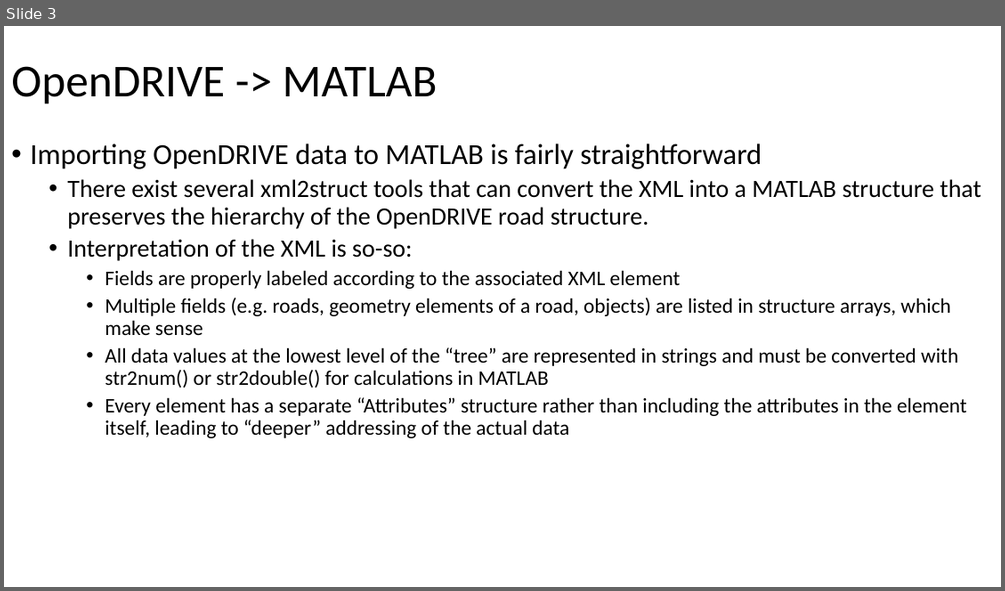
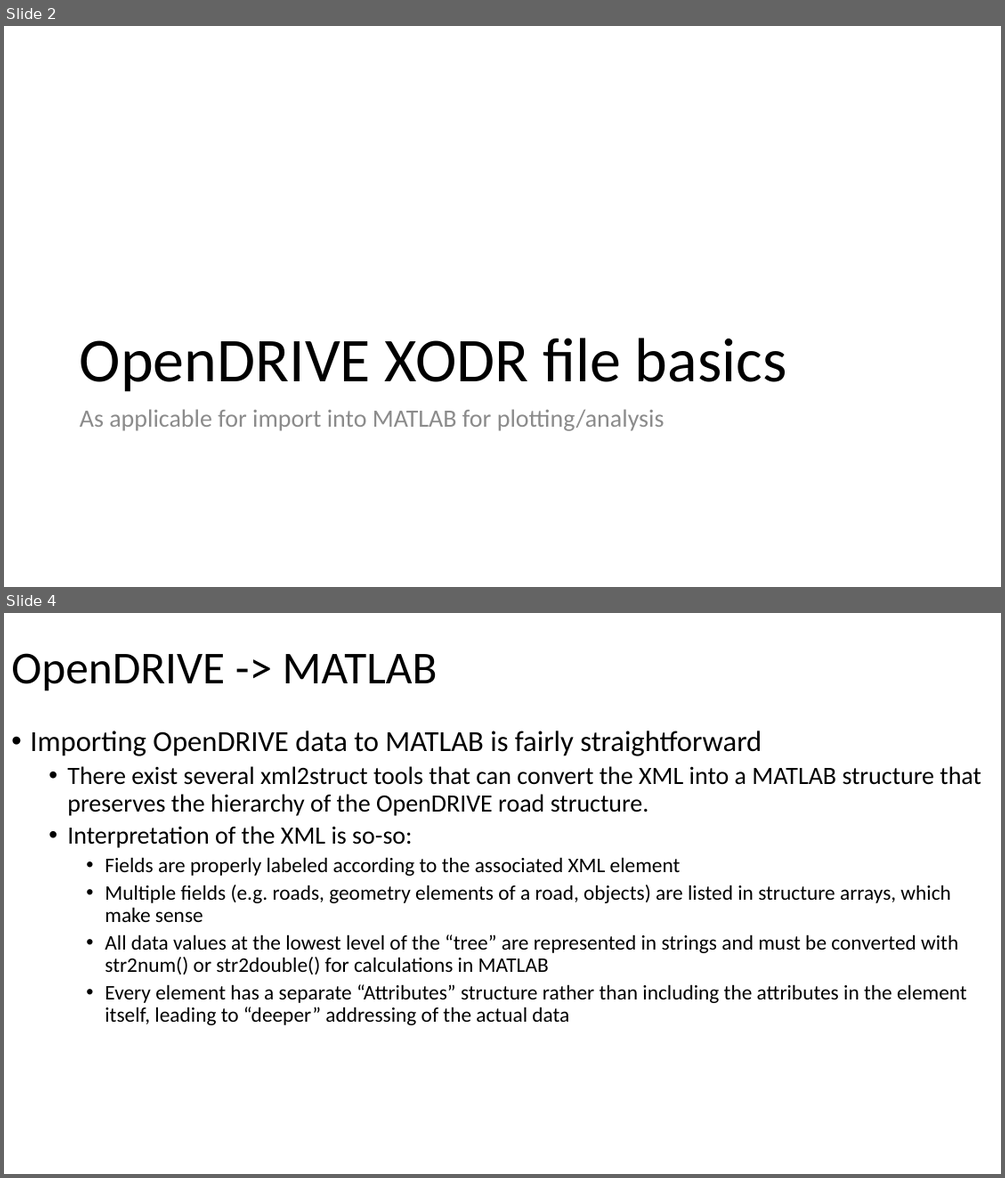
Before and after one commit to ivsg-psu/PathPlanning_MapTools_ParseXODR, a slide deck: Documents/OpenDRIVE-MATLAB.pptx. Shown one above the other, each under a label of ours: slide 3 before the commit, slides 2 and 4 after it; the slides between them are not shown. The pictures are 1005x591 and 1005x1178 pixels, drawn with LibreOffice and Linux fonts; fonts in the diff are those of the drawing. Boxes give left, top, right and bottom in pixels: in the first picture for what was removed or moved away, otherwise in the second. Text is boxed around its words. In the diff, an @@ line names an element or a change of style, - is before the commit and + after.

```diff
--- a/Documents/OpenDRIVE-MATLAB.pptx
+++ b/Documents/OpenDRIVE-MATLAB.pptx
@@ slide 2 added at bbox=[4, 26, 1001, 587], background #FFFFFF @@
@@ title added at bbox=[80, 338, 787, 392], 60 pt, text #000000 @@
+OpenDRIVE XODR file basics
@@ text added at bbox=[80, 409, 664, 431], 24 pt, text #8C8C8C @@
+As applicable for import into MATLAB for plotting/analysis
@@ what was slide 3 is now slide 4 @@
```
Also in this commit, not shown: 2 slides changed, 1 other slide added, 1 slide removed, 5 other files.
